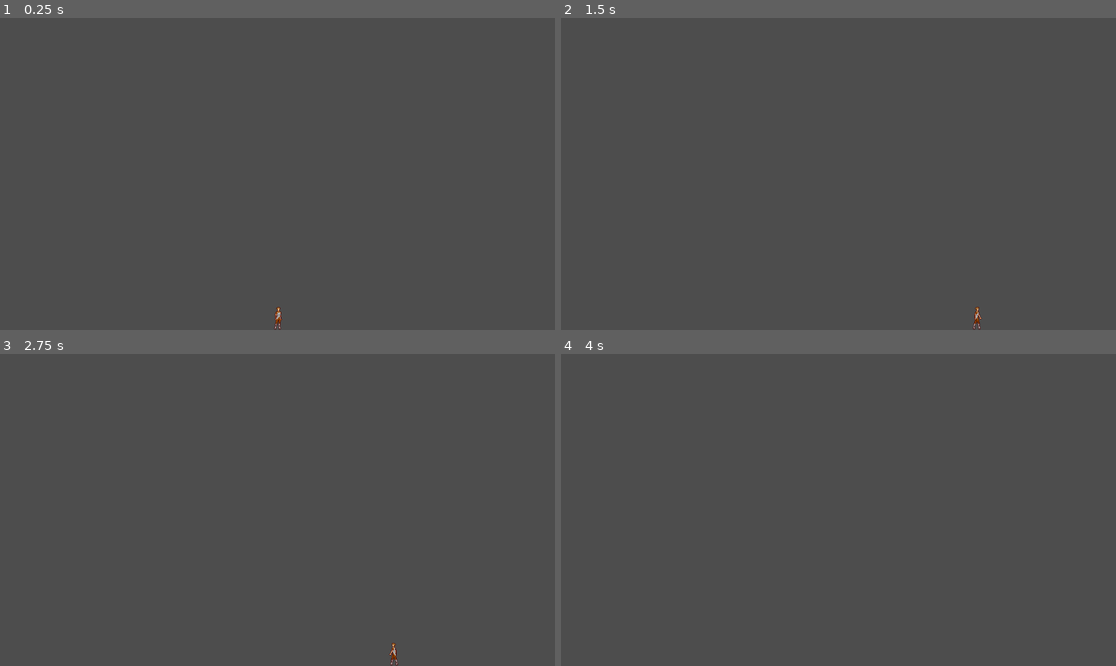
Above: before the commit, frames 1-4 (two rows, left to right).
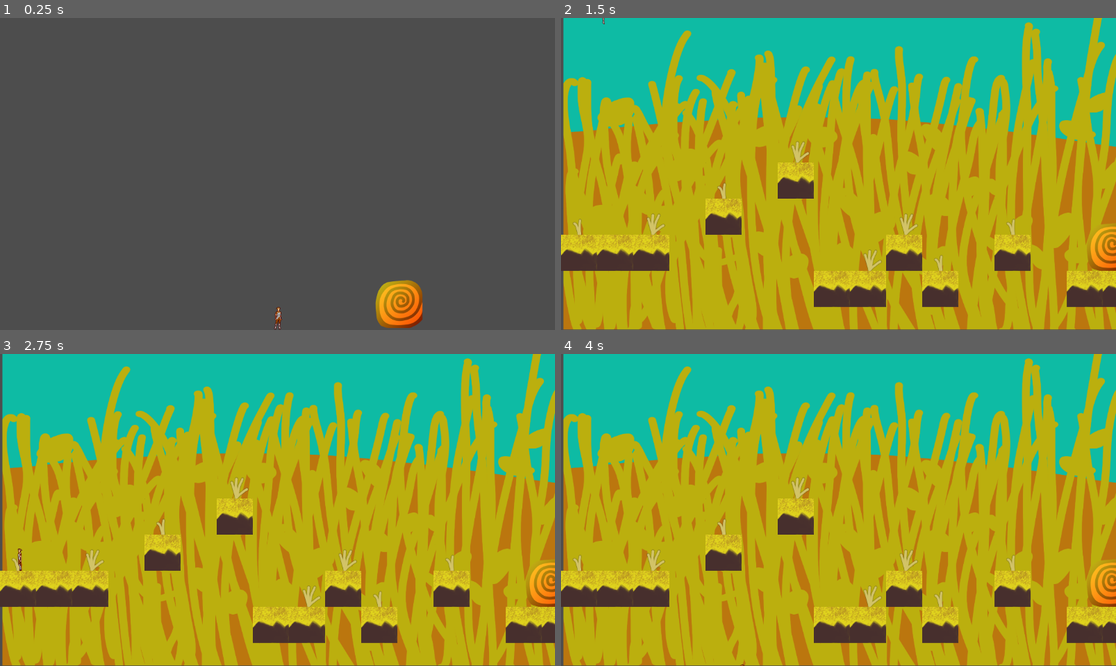
Above: after the commit, the same moments.

Repository: SkyeM33/2D-Platformer
Game: Godot game, scene res://game.tscn
Same seed, same stepped clock (60 frames per second), same inputs: the game is played once before the commit and once after it.
Inputs:
- Up to frame 1 (0.25 s): no input
- Up to frame 2 (1.5 s): tap Enter at 0.5 s; hold D (Right) from 0.53 s (still down); tap Space (Jump) at 0.6, 0.77, 1.07, 1.35 s
- Up to frame 3 (2.75 s): tap Space (Jump) at 1.52, 1.82, 2.1 s; release D (Right) at 2.03 s; hold A (Left) from 2.03 s (still down)
- Up to frame 4 (4 s): tap Space (Jump) at 2.75, 2.85, 3.02, 3.32, 3.6, 3.77 s; release A (Left) at 2.78 s; hold D (Right) from 2.78 s (still down)

The runs differ from the first frame. In frame 1, 1.2% of the frame differs, in the area x 67-77%, y 83-100%; in frame 2, 99%; in frame 3, 99%; in frame 4, 99%, in the area x 0-100%, y 0-100%.

Commit message:
Added levels

Diff:
--- /dev/null
+++ b/Global.gd
@@ -0,0 +1,3 @@
+extends Node
+
+var death_zone = 1000
--- /dev/null
+++ b/Levels/Exit.gd
@@ -0,0 +1,11 @@
+extends Area2D
+
+
+func _on_body_entered(body):
+	if body.name == "Player":
+		if name == "To_2":
+			get_tree().change_scene_to_file("res://Levels/level_2.tscn")
+		if name == "To_3":
+			get_tree().change_scene_to_file("res://Levels/level_3.tscn")
+		if name == "To_4":
+			get_tree().change_scene_to_file("res://Levels/level_4.tscn")
--- /dev/null
+++ b/Levels/level_2.tscn
@@ -0,0 +1,213 @@
+[gd_scene load_steps=23 format=3 uid="uid://bpsm68c8y4hm4"]
+
+[ext_resource type="Texture2D" uid="uid://byf05812xlkbd" path="res://Assets/Level 2.png" id="1_i3g7d"]
+[ext_resource type="Texture2D" uid="uid://61jskxmah413" path="res://Assets/Platformer sprite sheet fixed.png" id="2_85rf7"]
+[ext_resource type="Script" path="res://Player/Player.gd" id="3_kck14"]
+[ext_resource type="Texture2D" uid="uid://c84op8a5loqpy" path="res://Assets/player.png" id="4_3ddqn"]
+[ext_resource type="Texture2D" uid="uid://dynokr4l41ncb" path="res://Assets/Portal.png" id="5_82rlv"]
+[ext_resource type="Script" path="res://Levels/Exit.gd" id="5_sntru"]
+
+[sub_resource type="TileSetAtlasSource" id="TileSetAtlasSource_x27d8"]
+texture = ExtResource("2_85rf7")
+texture_region_size = Vector2i(75, 75)
+0:0/0 = 0
+0:0/0/physics_layer_0/linear_velocity = Vector2(0, 0)
+0:0/0/physics_layer_0/angular_velocity = 0.0
+1:0/0 = 0
+1:0/0/physics_layer_0/linear_velocity = Vector2(0, 0)
+1:0/0/physics_layer_0/angular_velocity = 0.0
+2:0/0 = 0
+2:0/0/physics_layer_0/linear_velocity = Vector2(0, 0)
+2:0/0/physics_layer_0/angular_velocity = 0.0
+3:0/0 = 0
+3:0/0/physics_layer_0/linear_velocity = Vector2(0, 0)
+3:0/0/physics_layer_0/angular_velocity = 0.0
+3:0/0/physics_layer_0/polygon_0/points = PackedVector2Array(-37.5, -37.5, 37.5, -37.5, 37.5, 37.5, -37.5, 37.5)
+0:1/0 = 0
+0:1/0/physics_layer_0/linear_velocity = Vector2(0, 0)
+0:1/0/physics_layer_0/angular_velocity = 0.0
+1:1/0 = 0
+1:1/0/physics_layer_0/linear_velocity = Vector2(0, 0)
+1:1/0/physics_layer_0/angular_velocity = 0.0
+2:1/0 = 0
+2:1/0/physics_layer_0/linear_velocity = Vector2(0, 0)
+2:1/0/physics_layer_0/angular_velocity = 0.0
+3:1/0 = 0
+3:1/0/physics_layer_0/linear_velocity = Vector2(0, 0)
+3:1/0/physics_layer_0/angular_velocity = 0.0
+0:2/0 = 0
+0:2/0/physics_layer_0/linear_velocity = Vector2(0, 0)
+0:2/0/physics_layer_0/angular_velocity = 0.0
+1:2/0 = 0
+1:2/0/physics_layer_0/linear_velocity = Vector2(0, 0)
+1:2/0/physics_layer_0/angular_velocity = 0.0
+2:2/0 = 0
+2:2/0/physics_layer_0/linear_velocity = Vector2(0, 0)
+2:2/0/physics_layer_0/angular_velocity = 0.0
+3:2/0 = 0
+3:2/0/physics_layer_0/linear_velocity = Vector2(0, 0)
+3:2/0/physics_layer_0/angular_velocity = 0.0
+
+[sub_resource type="TileSet" id="TileSet_41h2r"]
+tile_size = Vector2i(75, 75)
+physics_layer_0/collision_layer = 1
+sources/0 = SubResource("TileSetAtlasSource_x27d8")
+
+[sub_resource type="TileSetAtlasSource" id="TileSetAtlasSource_mcyoh"]
+texture = ExtResource("2_85rf7")
+texture_region_size = Vector2i(75, 75)
+0:0/0 = 0
+1:0/0 = 0
+2:0/0 = 0
+3:0/0 = 0
+0:1/0 = 0
+1:1/0 = 0
+2:1/0 = 0
+3:1/0 = 0
+0:2/0 = 0
+1:2/0 = 0
+2:2/0 = 0
+3:2/0 = 0
+
+[sub_resource type="TileSet" id="TileSet_s8a0y"]
+tile_size = Vector2i(75, 75)
+sources/0 = SubResource("TileSetAtlasSource_mcyoh")
+
+[sub_resource type="AtlasTexture" id="AtlasTexture_olvke"]
+atlas = ExtResource("4_3ddqn")
+region = Rect2(288, 70, 32, 70)
+
+[sub_resource type="AtlasTexture" id="AtlasTexture_11r1t"]
+atlas = ExtResource("4_3ddqn")
+region = Rect2(0, 0, 32, 70)
+
+[sub_resource type="AtlasTexture" id="AtlasTexture_j2wtv"]
+atlas = ExtResource("4_3ddqn")
+region = Rect2(224, 70, 32, 70)
+
+[sub_resource type="AtlasTexture" id="AtlasTexture_yassn"]
+atlas = ExtResource("4_3ddqn")
+region = Rect2(256, 70, 32, 70)
+
+[sub_resource type="AtlasTexture" id="AtlasTexture_gcfl7"]
+atlas = ExtResource("4_3ddqn")
+region = Rect2(32, 0, 32, 70)
+
+[sub_resource type="AtlasTexture" id="AtlasTexture_v7gwd"]
+atlas = ExtResource("4_3ddqn")
+region = Rect2(64, 0, 32, 70)
+
+[sub_resource type="AtlasTexture" id="AtlasTexture_l23wt"]
+atlas = ExtResource("4_3ddqn")
+region = Rect2(96, 0, 32, 70)
+
+[sub_resource type="AtlasTexture" id="AtlasTexture_3sg2q"]
+atlas = ExtResource("4_3ddqn")
+region = Rect2(128, 0, 32, 70)
+
+[sub_resource type="AtlasTexture" id="AtlasTexture_lebfi"]
+atlas = ExtResource("4_3ddqn")
+region = Rect2(160, 0, 32, 70)
+
+[sub_resource type="AtlasTexture" id="AtlasTexture_8qwdd"]
+atlas = ExtResource("4_3ddqn")
+region = Rect2(192, 0, 32, 70)
+
+[sub_resource type="SpriteFrames" id="SpriteFrames_w0jbp"]
+animations = [{
+"frames": [{
+"duration": 1.0,
+"texture": SubResource("AtlasTexture_olvke")
+}],
+"loop": false,
+"name": &"Fall",
+"speed": 5.0
+}, {
+"frames": [{
+"duration": 1.0,
+"texture": SubResource("AtlasTexture_11r1t")
+}],
+"loop": false,
+"name": &"Idle",
+"speed": 10.0
+}, {
+"frames": [{
+"duration": 1.0,
+"texture": SubResource("AtlasTexture_j2wtv")
+}, {
+"duration": 1.0,
+"texture": SubResource("AtlasTexture_yassn")
+}],
+"loop": false,
+"name": &"Jump",
+"speed": 5.0
+}, {
+"frames": [{
+"duration": 1.0,
+"texture": SubResource("AtlasTexture_gcfl7")
+}, {
+"duration": 1.0,
+"texture": SubResource("AtlasTexture_v7gwd")
+}, {
+"duration": 1.0,
+"texture": SubResource("AtlasTexture_l23wt")
+}, {
+"duration": 1.0,
+"texture": SubResource("AtlasTexture_3sg2q")
+}, {
+"duration": 1.0,
+"texture": SubResource("AtlasTexture_lebfi")
+}, {
+"duration": 1.0,
+"texture": SubResource("AtlasTexture_8qwdd")
+}],
+"loop": true,
+"name": &"Walk",
+"speed": 10.0
+}]
+
+[sub_resource type="RectangleShape2D" id="RectangleShape2D_eykre"]
+size = Vector2(22, 50)
+
+[node name="Level 2" type="Node2D"]
+
+[node name="Background" type="Sprite2D" parent="."]
+position = Vector2(580, 319)
+scale = Vector2(0.547619, 0.437333)
+texture = ExtResource("1_i3g7d")
+
+[node name="Platform" type="TileMap" parent="."]
+tile_set = SubResource("TileSet_41h2r")
+format = 2
+layer_0/tile_data = PackedInt32Array(393216, 196608, 0, 393217, 196608, 0, 393218, 196608, 0, 327684, 196608, 0, 262150, 196608, 0, 458759, 196608, 0, 458760, 196608, 0, 393225, 196608, 0, 458762, 196608, 0, 393228, 196608, 0, 458766, 196608, 0, 458767, 196608, 0)
+
+[node name="Foreground" type="TileMap" parent="."]
+tile_set = SubResource("TileSet_s8a0y")
+format = 2
+layer_0/tile_data = PackedInt32Array(327680, 65536, 1, 262148, 65536, 1, 393226, 65536, 1, 327692, 65536, 1, 393224, 131072, 1, 196614, 131072, 1, 327689, 131072, 1, 393231, 131072, 1, 327682, 131072, 1)
+
+[node name="Player" type="CharacterBody2D" parent="."]
+position = Vector2(1, -55)
+script = ExtResource("3_kck14")
+metadata/_edit_group_ = true
+
+[node name="Sprite" type="AnimatedSprite2D" parent="Player"]
+sprite_frames = SubResource("SpriteFrames_w0jbp")
+animation = &"Walk"
+
+[node name="CollisionShape2D" type="CollisionShape2D" parent="Player"]
+position = Vector2(2, 4)
+shape = SubResource("RectangleShape2D_eykre")
+
+[node name="To_3" type="Area2D" parent="."]
+position = Vector2(1139, 475)
+script = ExtResource("5_sntru")
+
+[node name="Sprite2D" type="Sprite2D" parent="To_3"]
+texture = ExtResource("5_82rlv")
+metadata/_edit_lock_ = true
+
+[node name="CollisionPolygon2D" type="CollisionPolygon2D" parent="To_3"]
+polygon = PackedVector2Array(-39, -41, 38, -48, 45, 39, -36, 45)
+
+[connection signal="body_entered" from="To_3" to="To_3" method="_on_body_entered"]
--- /dev/null
+++ b/Levels/level_3.tscn
@@ -0,0 +1,214 @@
+[gd_scene load_steps=23 format=3 uid="uid://d3xyqieu8q8q8"]
+
+[ext_resource type="Texture2D" uid="uid://bdp422a2vuw2h" path="res://Assets/Level 3.png" id="1_rahe8"]
+[ext_resource type="Texture2D" uid="uid://61jskxmah413" path="res://Assets/Platformer sprite sheet fixed.png" id="2_mutp3"]
+[ext_resource type="Script" path="res://Levels/Exit.gd" id="3_710td"]
+[ext_resource type="Script" path="res://Player/Player.gd" id="3_d6pfq"]
+[ext_resource type="Texture2D" uid="uid://dynokr4l41ncb" path="res://Assets/Portal.png" id="4_3pvib"]
+[ext_resource type="Texture2D" uid="uid://c84op8a5loqpy" path="res://Assets/player.png" id="4_otuv5"]
+
+[sub_resource type="TileSetAtlasSource" id="TileSetAtlasSource_yjr3q"]
+texture = ExtResource("2_mutp3")
+texture_region_size = Vector2i(75, 75)
+0:0/0 = 0
+0:0/0/physics_layer_0/linear_velocity = Vector2(0, 0)
+0:0/0/physics_layer_0/angular_velocity = 0.0
+1:0/0 = 0
+1:0/0/physics_layer_0/linear_velocity = Vector2(0, 0)
+1:0/0/physics_layer_0/angular_velocity = 0.0
+2:0/0 = 0
+2:0/0/physics_layer_0/linear_velocity = Vector2(0, 0)
+2:0/0/physics_layer_0/angular_velocity = 0.0
+3:0/0 = 0
+3:0/0/physics_layer_0/linear_velocity = Vector2(0, 0)
+3:0/0/physics_layer_0/angular_velocity = 0.0
+0:1/0 = 0
+0:1/0/physics_layer_0/linear_velocity = Vector2(0, 0)
+0:1/0/physics_layer_0/angular_velocity = 0.0
+1:1/0 = 0
+1:1/0/physics_layer_0/linear_velocity = Vector2(0, 0)
+1:1/0/physics_layer_0/angular_velocity = 0.0
+2:1/0 = 0
+2:1/0/physics_layer_0/linear_velocity = Vector2(0, 0)
+2:1/0/physics_layer_0/angular_velocity = 0.0
+3:1/0 = 0
+3:1/0/physics_layer_0/linear_velocity = Vector2(0, 0)
+3:1/0/physics_layer_0/angular_velocity = 0.0
+3:1/0/physics_layer_0/polygon_0/points = PackedVector2Array(-37.5, -37.5, 37.5, -37.5, 37.5, 37.5, -37.5, 37.5)
+0:2/0 = 0
+0:2/0/physics_layer_0/linear_velocity = Vector2(0, 0)
+0:2/0/physics_layer_0/angular_velocity = 0.0
+1:2/0 = 0
+1:2/0/physics_layer_0/linear_velocity = Vector2(0, 0)
+1:2/0/physics_layer_0/angular_velocity = 0.0
+2:2/0 = 0
+2:2/0/physics_layer_0/linear_velocity = Vector2(0, 0)
+2:2/0/physics_layer_0/angular_velocity = 0.0
+3:2/0 = 0
+3:2/0/physics_layer_0/linear_velocity = Vector2(0, 0)
+3:2/0/physics_layer_0/angular_velocity = 0.0
+
+[sub_resource type="TileSet" id="TileSet_iiwvq"]
+tile_size = Vector2i(75, 75)
+physics_layer_0/collision_layer = 1
+sources/0 = SubResource("TileSetAtlasSource_yjr3q")
+
+[sub_resource type="TileSetAtlasSource" id="TileSetAtlasSource_edjaa"]
+texture = ExtResource("2_mutp3")
+texture_region_size = Vector2i(75, 75)
+0:0/0 = 0
+1:0/0 = 0
+2:0/0 = 0
+3:0/0 = 0
+0:1/0 = 0
+1:1/0 = 0
+2:1/0 = 0
+3:1/0 = 0
+0:2/0 = 0
+1:2/0 = 0
+2:2/0 = 0
+3:2/0 = 0
+
+[sub_resource type="TileSet" id="TileSet_sf0mk"]
+tile_size = Vector2i(75, 75)
+sources/0 = SubResource("TileSetAtlasSource_edjaa")
+
+[sub_resource type="AtlasTexture" id="AtlasTexture_olvke"]
+atlas = ExtResource("4_otuv5")
+region = Rect2(288, 70, 32, 70)
+
+[sub_resource type="AtlasTexture" id="AtlasTexture_11r1t"]
+atlas = ExtResource("4_otuv5")
+region = Rect2(0, 0, 32, 70)
+
+[sub_resource type="AtlasTexture" id="AtlasTexture_j2wtv"]
+atlas = ExtResource("4_otuv5")
+region = Rect2(224, 70, 32, 70)
+
+[sub_resource type="AtlasTexture" id="AtlasTexture_yassn"]
+atlas = ExtResource("4_otuv5")
+region = Rect2(256, 70, 32, 70)
+
+[sub_resource type="AtlasTexture" id="AtlasTexture_gcfl7"]
+atlas = ExtResource("4_otuv5")
+region = Rect2(32, 0, 32, 70)
+
+[sub_resource type="AtlasTexture" id="AtlasTexture_v7gwd"]
+atlas = ExtResource("4_otuv5")
+region = Rect2(64, 0, 32, 70)
+
+[sub_resource type="AtlasTexture" id="AtlasTexture_l23wt"]
+atlas = ExtResource("4_otuv5")
+region = Rect2(96, 0, 32, 70)
+
+[sub_resource type="AtlasTexture" id="AtlasTexture_3sg2q"]
+atlas = ExtResource("4_otuv5")
+region = Rect2(128, 0, 32, 70)
+
+[sub_resource type="AtlasTexture" id="AtlasTexture_lebfi"]
+atlas = ExtResource("4_otuv5")
+region = Rect2(160, 0, 32, 70)
+
+[sub_resource type="AtlasTexture" id="AtlasTexture_8qwdd"]
+atlas = ExtResource("4_otuv5")
+region = Rect2(192, 0, 32, 70)
+
+[sub_resource type="SpriteFrames" id="SpriteFrames_kjr75"]
+animations = [{
+"frames": [{
+"duration": 1.0,
+"texture": SubResource("AtlasTexture_olvke")
+}],
+"loop": false,
+"name": &"Fall",
+"speed": 5.0
+}, {
+"frames": [{
+"duration": 1.0,
+"texture": SubResource("AtlasTexture_11r1t")
+}],
+"loop": false,
+"name": &"Idle",
+"speed": 10.0
+}, {
+"frames": [{
+"duration": 1.0,
+"texture": SubResource("AtlasTexture_j2wtv")
+}, {
+"duration": 1.0,
+"texture": SubResource("AtlasTexture_yassn")
+}],
+"loop": false,
+"name": &"Jump",
+"speed": 5.0
+}, {
+"frames": [{
+"duration": 1.0,
+"texture": SubResource("AtlasTexture_gcfl7")
+}, {
+"duration": 1.0,
+"texture": SubResource("AtlasTexture_v7gwd")
+}, {
+"duration": 1.0,
+"texture": SubResource("AtlasTexture_l23wt")
+}, {
+"duration": 1.0,
+"texture": SubResource("AtlasTexture_3sg2q")
+}, {
+"duration": 1.0,
+"texture": SubResource("AtlasTexture_lebfi")
+}, {
+"duration": 1.0,
+"texture": SubResource("AtlasTexture_8qwdd")
+}],
+"loop": true,
+"name": &"Walk",
+"speed": 10.0
+}]
+
+[sub_resource type="RectangleShape2D" id="RectangleShape2D_e532q"]
+size = Vector2(22, 50)
+
+[node name="Level 3" type="Node2D"]
+
+[node name="Background" type="Sprite2D" parent="."]
+position = Vector2(580, 330)
+scale = Vector2(0.551429, 0.436)
+texture = ExtResource("1_rahe8")
+
+[node name="Platform" type="TileMap" parent="."]
+tile_set = SubResource("TileSet_iiwvq")
+format = 2
+layer_0/tile_data = PackedInt32Array(458752, 196608, 1, 458753, 196608, 1, 524290, 196608, 1, 524293, 196608, 1, 458758, 196608, 1, 458761, 196608, 1, 524298, 196608, 1, 524299, 196608, 1, 524302, 196608, 1, 524303, 196608, 1, 393224, 196608, 1)
+
+[node name="Foreground" type="TileMap" parent="."]
+tile_set = SubResource("TileSet_sf0mk")
+format = 2
+layer_0/tile_data = PackedInt32Array(458754, 65536, 2, 393222, 65536, 2, 393225, 65536, 2, 458762, 65536, 2, 458766, 65536, 2, 393216, 65536, 2)
+
+[node name="To_4" type="Area2D" parent="."]
+position = Vector2(1136, 565)
+script = ExtResource("3_710td")
+
+[node name="Sprite2D" type="Sprite2D" parent="To_4"]
+texture = ExtResource("4_3pvib")
+metadata/_edit_lock_ = true
+
+[node name="CollisionPolygon2D" type="CollisionPolygon2D" parent="To_4"]
+polygon = PackedVector2Array(41, -46.3, 41, -44.8, 49, -36.8, 49, -34.7, 50, -33.4, 50, 37, 41.9, 46, 39.6, 46, 33.6, 50, -34.5, 50, -43, 44, -43, 41.6, -49, 32.6, -49, 28, -50, 22.1, -50, -14.2, -47.6, -25, -46.4, -25, -42.4, -35, -40.9, -35, -31.9, -46, -29.6, -46, -23.6, -50, -18.2, -50, 32.7, -50)
+metadata/_edit_lock_ = true
+
+[node name="Player" type="CharacterBody2D" parent="."]
+position = Vector2(1, -55)
+script = ExtResource("3_d6pfq")
+metadata/_edit_group_ = true
+
+[node name="Sprite" type="AnimatedSprite2D" parent="Player"]
+sprite_frames = SubResource("SpriteFrames_kjr75")
+animation = &"Walk"
+
+[node name="CollisionShape2D" type="CollisionShape2D" parent="Player"]
+position = Vector2(2, 4)
+shape = SubResource("RectangleShape2D_e532q")
+
+[connection signal="body_entered" from="To_4" to="To_4" method="_on_body_entered"]
--- /dev/null
+++ b/Levels/level_4.tscn
@@ -0,0 +1,177 @@
+[gd_scene load_steps=19 format=3 uid="uid://ds0jdbnrh6dj1"]
+
+[ext_resource type="Texture2D" uid="uid://dynokr4l41ncb" path="res://Assets/Portal.png" id="1_ta73c"]
+[ext_resource type="Script" path="res://Player/Player.gd" id="2_hxmhj"]
+[ext_resource type="Texture2D" uid="uid://c84op8a5loqpy" path="res://Assets/player.png" id="3_a8tl5"]
+[ext_resource type="Texture2D" uid="uid://61jskxmah413" path="res://Assets/Platformer sprite sheet fixed.png" id="4_rhker"]
+
+[sub_resource type="AtlasTexture" id="AtlasTexture_olvke"]
+atlas = ExtResource("3_a8tl5")
+region = Rect2(288, 70, 32, 70)
+
+[sub_resource type="AtlasTexture" id="AtlasTexture_11r1t"]
+atlas = ExtResource("3_a8tl5")
+region = Rect2(0, 0, 32, 70)
+
+[sub_resource type="AtlasTexture" id="AtlasTexture_j2wtv"]
+atlas = ExtResource("3_a8tl5")
+region = Rect2(224, 70, 32, 70)
+
+[sub_resource type="AtlasTexture" id="AtlasTexture_yassn"]
+atlas = ExtResource("3_a8tl5")
+region = Rect2(256, 70, 32, 70)
+
+[sub_resource type="AtlasTexture" id="AtlasTexture_gcfl7"]
+atlas = ExtResource("3_a8tl5")
+region = Rect2(32, 0, 32, 70)
+
+[sub_resource type="AtlasTexture" id="AtlasTexture_v7gwd"]
+atlas = ExtResource("3_a8tl5")
+region = Rect2(64, 0, 32, 70)
+
+[sub_resource type="AtlasTexture" id="AtlasTexture_l23wt"]
+atlas = ExtResource("3_a8tl5")
+region = Rect2(96, 0, 32, 70)
+
+[sub_resource type="AtlasTexture" id="AtlasTexture_3sg2q"]
+atlas = ExtResource("3_a8tl5")
+region = Rect2(128, 0, 32, 70)
+
+[sub_resource type="AtlasTexture" id="AtlasTexture_lebfi"]
+atlas = ExtResource("3_a8tl5")
+region = Rect2(160, 0, 32, 70)
+
+[sub_resource type="AtlasTexture" id="AtlasTexture_8qwdd"]
+atlas = ExtResource("3_a8tl5")
+region = Rect2(192, 0, 32, 70)
+
+[sub_resource type="SpriteFrames" id="SpriteFrames_mrhrm"]
+animations = [{
+"frames": [{
+"duration": 1.0,
+"texture": SubResource("AtlasTexture_olvke")
+}],
+"loop": false,
+"name": &"Fall",
+"speed": 5.0
+}, {
+"frames": [{
+"duration": 1.0,
+"texture": SubResource("AtlasTexture_11r1t")
+}],
+"loop": false,
+"name": &"Idle",
+"speed": 10.0
+}, {
+"frames": [{
+"duration": 1.0,
+"texture": SubResource("AtlasTexture_j2wtv")
+}, {
+"duration": 1.0,
+"texture": SubResource("AtlasTexture_yassn")
+}],
+"loop": false,
+"name": &"Jump",
+"speed": 5.0
+}, {
+"frames": [{
+"duration": 1.0,
+"texture": SubResource("AtlasTexture_gcfl7")
+}, {
+"duration": 1.0,
+"texture": SubResource("AtlasTexture_v7gwd")
+}, {
+"duration": 1.0,
+"texture": SubResource("AtlasTexture_l23wt")
+}, {
+"duration": 1.0,
+"texture": SubResource("AtlasTexture_3sg2q")
+}, {
+"duration": 1.0,
+"texture": SubResource("AtlasTexture_lebfi")
+}, {
+"duration": 1.0,
+"texture": SubResource("AtlasTexture_8qwdd")
+}],
+"loop": true,
+"name": &"Walk",
+"speed": 10.0
+}]
+
+[sub_resource type="RectangleShape2D" id="RectangleShape2D_t1tw2"]
+size = Vector2(22, 50)
+
+[sub_resource type="TileSetAtlasSource" id="TileSetAtlasSource_l8rte"]
+texture = ExtResource("4_rhker")
+texture_region_size = Vector2i(75, 75)
+0:0/0 = 0
+0:0/0/physics_layer_0/linear_velocity = Vector2(0, 0)
+0:0/0/physics_layer_0/angular_velocity = 0.0
+1:0/0 = 0
+1:0/0/physics_layer_0/linear_velocity = Vector2(0, 0)
+1:0/0/physics_layer_0/angular_velocity = 0.0
+2:0/0 = 0
+2:0/0/physics_layer_0/linear_velocity = Vector2(0, 0)
+2:0/0/physics_layer_0/angular_velocity = 0.0
+3:0/0 = 0
+3:0/0/physics_layer_0/linear_velocity = Vector2(0, 0)
+3:0/0/physics_layer_0/angular_velocity = 0.0
+0:1/0 = 0
+0:1/0/physics_layer_0/linear_velocity = Vector2(0, 0)
+0:1/0/physics_layer_0/angular_velocity = 0.0
+1:1/0 = 0
+1:1/0/physics_layer_0/linear_velocity = Vector2(0, 0)
+1:1/0/physics_layer_0/angular_velocity = 0.0
+2:1/0 = 0
+2:1/0/physics_layer_0/linear_velocity = Vector2(0, 0)
+2:1/0/physics_layer_0/angular_velocity = 0.0
+3:1/0 = 0
+3:1/0/physics_layer_0/linear_velocity = Vector2(0, 0)
+3:1/0/physics_layer_0/angular_velocity = 0.0
+0:2/0 = 0
+0:2/0/physics_layer_0/linear_velocity = Vector2(0, 0)
+0:2/0/physics_layer_0/angular_velocity = 0.0
+1:2/0 = 0
+1:2/0/physics_layer_0/linear_velocity = Vector2(0, 0)
+1:2/0/physics_layer_0/angular_velocity = 0.0
+2:2/0 = 0
+2:2/0/physics_layer_0/linear_velocity = Vector2(0, 0)
+2:2/0/physics_layer_0/angular_velocity = 0.0
+2:2/0/physics_layer_0/polygon_0/points = PackedVector2Array(-37.5, -37.5, 37.5, -37.5, 37.5, 37.5, -37.5, 37.5)
+3:2/0 = 0
+3:2/0/physics_layer_0/linear_velocity = Vector2(0, 0)
+3:2/0/physics_layer_0/angular_velocity = 0.0
+
+[sub_resource type="TileSet" id="TileSet_c1mrp"]
+tile_size = Vector2i(75, 75)
+physics_layer_0/collision_layer = 1
+sources/0 = SubResource("TileSetAtlasSource_l8rte")
+
+[node name="Level 4" type="Node2D"]
+
+[node name="To_5" type="Area2D" parent="."]
+position = Vector2(1167, 503)
+
+[node name="Sprite2D" type="Sprite2D" parent="To_5"]
+texture = ExtResource("1_ta73c")
+
+[node name="CollisionPolygon2D" type="CollisionPolygon2D" parent="To_5"]
+polygon = PackedVector2Array(41, -46.3, 41, -44.8, 49, -36.8, 49, -34.7, 50, -33.4, 50, 37, 41.9, 46, 39.6, 46, 33.6, 50, -34.5, 50, -43, 44, -43, 41.6, -49, 32.6, -49, 28, -50, 22.1, -50, -14.2, -47.6, -25, -46.4, -25, -42.4, -35, -40.9, -35, -31.9, -46, -29.6, -46, -23.6, -50, -18.2, -50, 32.7, -50)
+
+[node name="Player" type="CharacterBody2D" parent="."]
+position = Vector2(1, -55)
+script = ExtResource("2_hxmhj")
+metadata/_edit_group_ = true
+
+[node name="Sprite" type="AnimatedSprite2D" parent="Player"]
+sprite_frames = SubResource("SpriteFrames_mrhrm")
+animation = &"Walk"
+
+[node name="CollisionShape2D" type="CollisionShape2D" parent="Player"]
+position = Vector2(2, 4)
+shape = SubResource("RectangleShape2D_t1tw2")
+
+[node name="Platform" type="TileMap" parent="."]
+tile_set = SubResource("TileSet_c1mrp")
+format = 2
+layer_0/tile_data = PackedInt32Array(458752, 131072, 2, 458753, 131072, 2, 458754, 131072, 2, 393220, 131072, 2, 393221, 131072, 2, 327687, 131072, 2, 327689, 131072, 2, 524297, 131072, 2, 458763, 131072, 2, 524300, 131072, 2, 524301, 131072, 2, 458766, 131072, 2, 524303, 131072, 2)
--- a/Player/Player.gd
+++ b/Player/Player.gd
@@ -36,4 +36,8 @@
 	else:
 		velocity.x = move_toward(velocity.x, 0, SPEED)
 
+	if position.y >= 650:
+		position.y = -55
+		position.x = 1
+
 	move_and_slide()
--- a/game.tscn
+++ b/game.tscn
@@ -1,7 +1,9 @@
-[gd_scene load_steps=16 format=3 uid="uid://bk831h4vcrj7u"]
+[gd_scene load_steps=18 format=3 uid="uid://bk831h4vcrj7u"]
 
+[ext_resource type="Script" path="res://Levels/Exit.gd" id="1_1olyh"]
 [ext_resource type="Script" path="res://Player/Player.gd" id="1_n4m8p"]
 [ext_resource type="Texture2D" uid="uid://c84op8a5loqpy" path="res://Assets/player.png" id="2_rp0dp"]
+[ext_resource type="Texture2D" uid="uid://dynokr4l41ncb" path="res://Assets/Portal.png" id="3_00h8g"]
 
 [sub_resource type="RectangleShape2D" id="RectangleShape2D_aluuq"]
 size = Vector2(1152, 50)
@@ -112,6 +114,18 @@
 shape = SubResource("RectangleShape2D_aluuq")
 metadata/_edit_lock_ = true
 
+[node name="To_2" type="Area2D" parent="."]
+position = Vector2(251, -79)
+script = ExtResource("1_1olyh")
+
+[node name="Sprite2D" type="Sprite2D" parent="To_2"]
+position = Vector2(-1, 2)
+texture = ExtResource("3_00h8g")
+
+[node name="CollisionPolygon2D" type="CollisionPolygon2D" parent="To_2"]
+position = Vector2(-1, 2)
+polygon = PackedVector2Array(41, -46.3, 41, -44.8, 49, -36.8, 49, -34.7, 50, -33.4, 50, 37, 41.9, 46, 39.6, 46, 33.6, 50, -34.5, 50, -43, 44, -43, 41.6, -49, 32.6, -49, 28, -50, 22.1, -50, -14.2, -47.6, -25, -46.4, -25, -42.4, -35, -40.9, -35, -31.9, -46, -29.6, -46, -23.6, -50, -18.2, -50, 32.7, -50)
+
 [node name="Player" type="CharacterBody2D" parent="."]
 position = Vector2(1, -55)
 script = ExtResource("1_n4m8p")
@@ -124,3 +138,5 @@
 [node name="CollisionShape2D" type="CollisionShape2D" parent="Player"]
 position = Vector2(2, 4)
 shape = SubResource("RectangleShape2D_xbwe4")
+
+[connection signal="body_entered" from="To_2" to="To_2" method="_on_body_entered"]
Binary file added: Assets/Level 2.png
Not shown, added: Assets/Level 2.png.import
Binary file added: Assets/Level 3.png
Not shown, added: Assets/Level 3.png.import
Binary file added: Assets/Level 4.png
Not shown, added: Assets/Level 4.png.import
Binary file added: Assets/Platformer sprite sheet fixed.png
Not shown, added: Assets/Platformer sprite sheet fixed.png.import
Binary file added: Assets/Platformer sprite sheet.png
Binary file added: Assets/Portal.png
Not shown, added: Assets/Portal.png.import
Binary file added: Assets/level 1.png
(and 2 more such lines)
